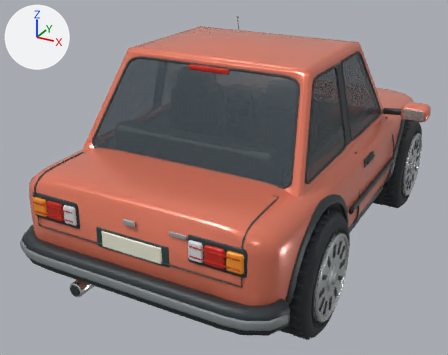
One commit to the Blender file source-art/family/marlow.blend: the scene before it, then after it.
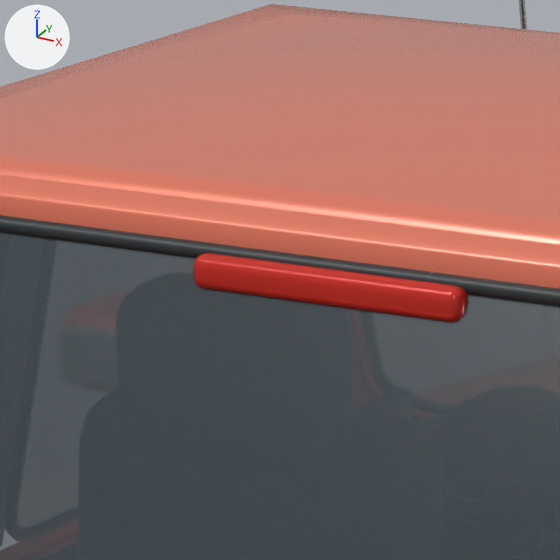
Each version is shown whole from a 50 mm camera at (1.963, -4.192, 2.497) aimed at (-0.201, -0.257, 0.53), then close up on the part from 36% to 55% of the width and 7% to 31% of the height. Lighting does not change. The marker at upper left points along +X, +Y and +Z. The older version's two pictures come first.

Names of what the first close-up shows: 'Body'.
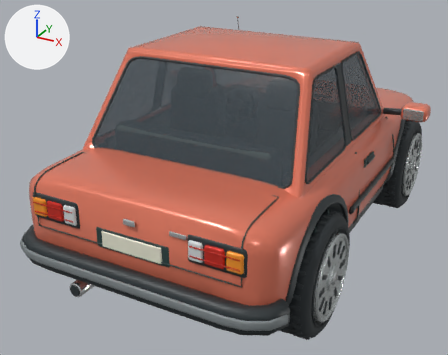
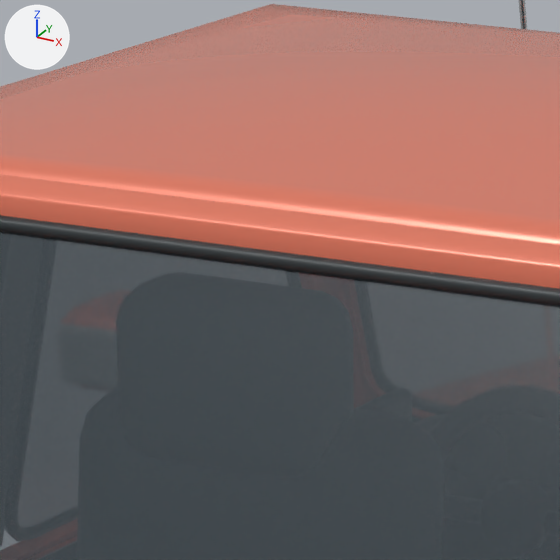
Where the newer file only moved an object's origin or applied its transform, the numbers keep the older frame.

Pixel boxes (x1, y1, x2, y2) of what changed, in the close-ups (560 x 560 px):
```json
{"part": 1, "of": "me_continuous_formed_body_shell", "change": "deleted", "before": [193, 253, 467, 322]}
```

Edits to the scene script, one JSON object a line:
```json
{"block": "me_continuous_formed_body_shell", "where": "# used by ob_body; location = (0.0, 0.0, 0.0)"}
{"op": "remove", "block": "me_continuous_formed_body_shell", "code": "me_continuous_formed_body_shell.from_pydata(...)  # 21353 vertices, 20751 faces; spans x -1.16..1.16, y -1.82..1.82, z 0.25..1.65"}
{"op": "add", "block": "me_continuous_formed_body_shell", "code": "me_continuous_formed_body_shell.from_pydata(...)  # 21257 vertices, 20653 faces; spans x -1.16..1.16, y -1.82..1.82, z 0.25..1.65"}
{"block": "me_continuous_formed_body_shell", "change": "me_continuous_formed_body_shell part 1: the loose piece of 96 vertices spanning x -0.15..0.15, y -0.83..-0.81, z 1.52..1.56 is deleted"}
```
